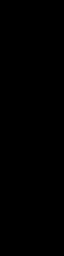
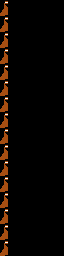
The second 64 x 256 image is a revision of the first. Changes to its layers:
painted on "Background" over (0, 1, 8, 256)
